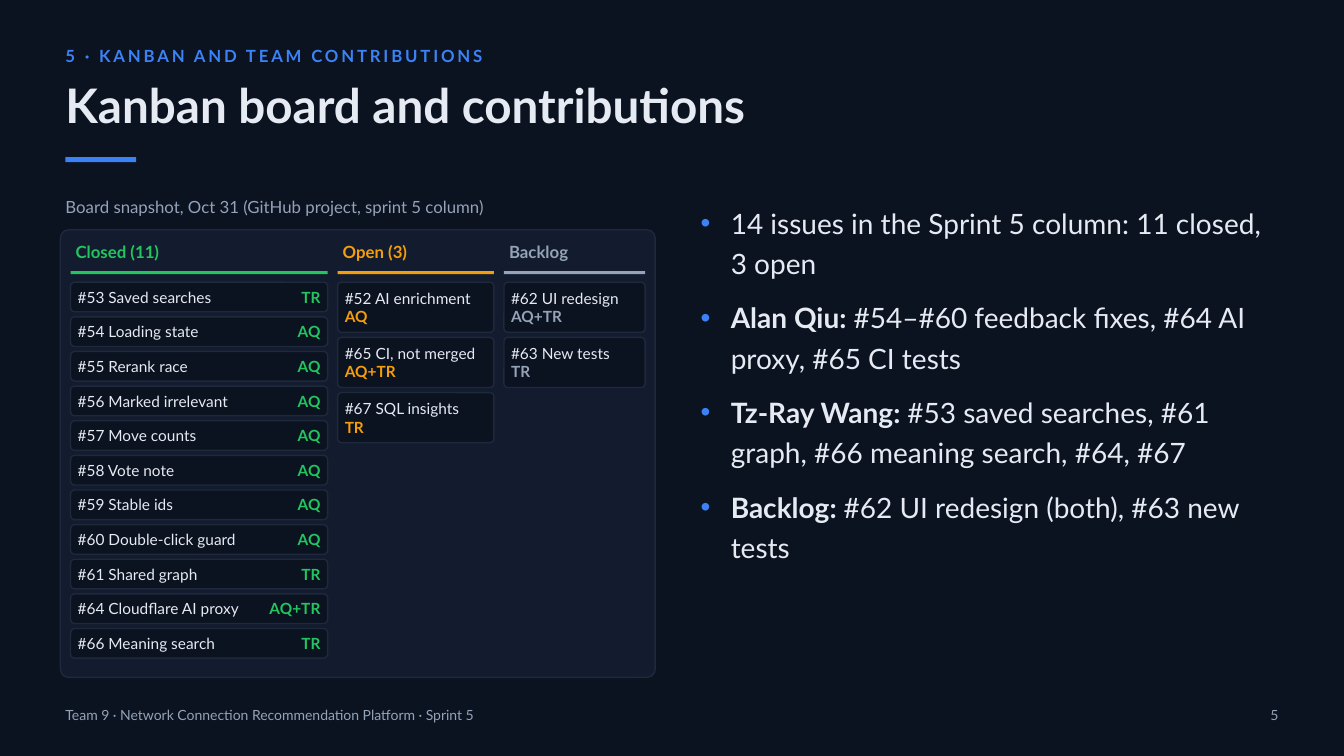
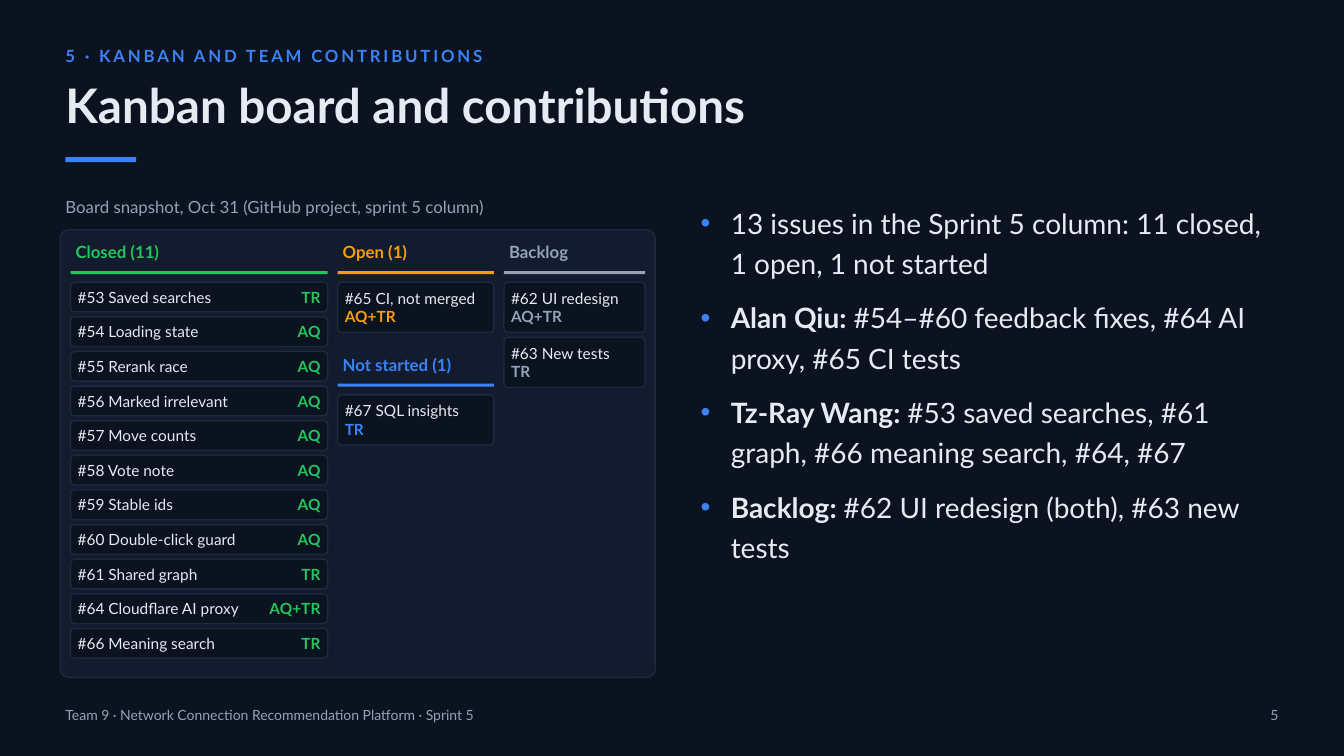
Before and after one commit to Tz-Ray/421-Network-Connection-Recommendation-Platform, a slide deck: slide 5 of reports/sprint-5/sprint-5-presentation.pptx. Drawn at 1344x756 pixels with LibreOffice and Linux fonts; fonts in the diff are those of the drawing. Boxes give left, top, right and bottom in pixels: in the first picture for what was removed or moved away, otherwise in the second. Text is boxed around its words. In the diff, an @@ line names an element or a change of style, - is before the commit and + after.

Commit message:
Add the Sprint 5 video link and update the Kanban slide
The Sprint 5 report, the reports index and the README now link the
recorded presentation (https://youtu.be/0cw2YuDh3aU). The Kanban slide
of the Sprint 5 deck shows the column as recorded: 13 issues, 11
closed, 1 open and 1 not started.

```diff
--- a/reports/sprint-5/sprint-5-presentation.pptx
+++ b/reports/sprint-5/sprint-5-presentation.pptx
@@ text at (731,213,1261,279): text changed @@
-• 14 issues in the Sprint 5 column: 11 closed, 3 open
+• 13 issues in the Sprint 5 column: 11 closed, 1 open, 1 not started
@@ text at (343,245,407,261): text changed @@
-Open (3)
+Open (1)
@@ text "#65 CI, not merged": place and size @@
-text "#65 CI, not merged" at (345,347,475,380)
+text "#65 CI, not merged" at (345,292,475,325)
@@ text removed at (345,292,471,325) @@
-#52 AI enrichment
-AQ
@@ text "Not started (1)": place and size @@
-text "Not started (1)" at (338,338,494,388)
+text "Not started (1)" at (343,358,451,374)
@@ text "Not started (1)" at (343,358,451,374): fill #0B1220 to none; outline #1E293B 1 pt to none @@
@@ text at (343,358,451,374): text added @@
+Not started (1)
@@ rectangle added at (338,384,494,387), fill #3B82F6 @@
@@ text at (345,424,364,435): text colour #F59E0B to #3B82F6 in "TR" @@
```
Also in this commit, not shown: 3 other files.
